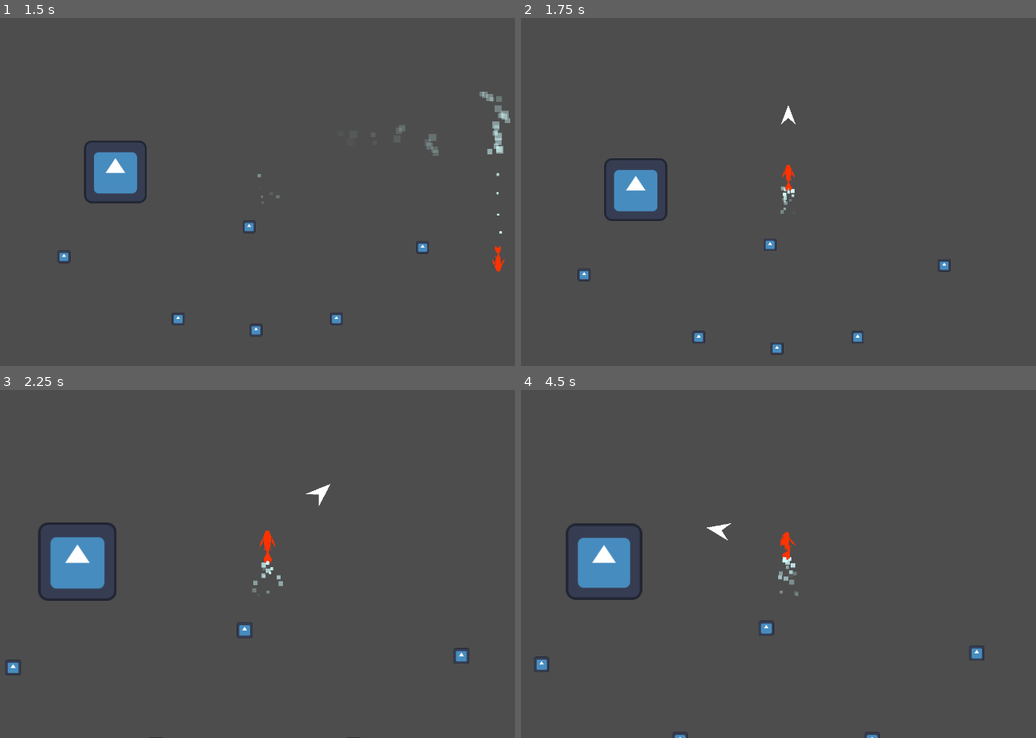
Above: before the commit, frames 1-4 (two rows, left to right).
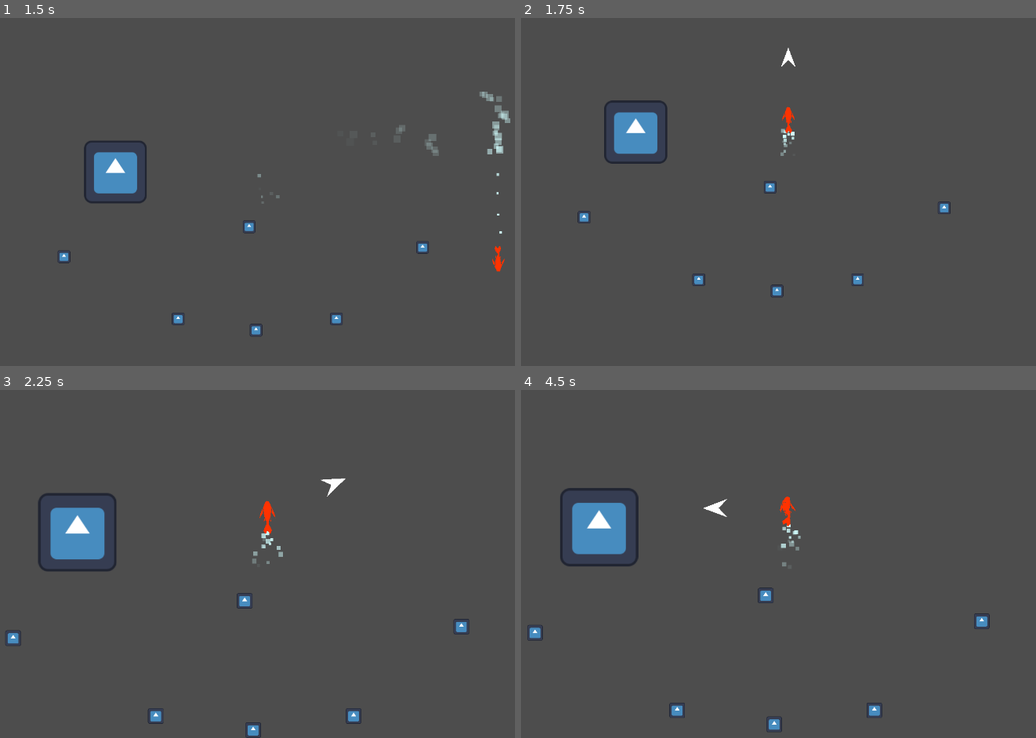
Above: after the commit, the same moments.

Repository: ojaskavathe/cascade
Game: Godot game, scene res://game/loader.tscn
Same seed, same stepped clock (60 frames per second), same inputs: the game is played once before the commit and once after it. This scene is started directly instead of the project's main scene. The engine's default icon, where the game draws it, is replaced by a stand-in: a white triangle on a blue panel in a dark square.
Inputs (mouse positions are in pixels of both pictures, inside the frame that each line leads up to):
- Up to frame 1 (1.5 s): move the mouse to (406, 171) at 0.52 s; hold D (right) from 0.53 s (still down); tap Space (jump) at 0.77 s; move the mouse to (144, 205) at 1.27 s
- Up to frame 2 (1.75 s): keep holding D (right); tap Space (jump) at 1.52 s
- Up to frame 3 (2.25 s): move the mouse to (329, 483) at 2.02 s; release D (right) at 2.03 s; hold A (left) from 2.03 s (still down)
- Up to frame 4 (4.5 s): move the mouse to (757, 633) at 2.77 s; release A (left) at 2.78 s; hold D (right) 2.78-4.28 s; tap Space (jump) at 3.02, 3.77 s; move the mouse to (974, 616) at 3.52 s; move the mouse to (598, 508) at 4.27 s; hold A (left) from 4.28 s (still down)

Frame 1 is identical in both runs. In frame 2, 3.7% of the frame differs, in the area x 10-84%, y 8-97%; in frame 3, 3.8%; in frame 4, 4.4%, in the area x 1-92%, y 28-100%.

Commit message:
Camera fixes

Diff:
--- a/game/loader.gd
+++ b/game/loader.gd
@@ -57,19 +57,22 @@
 		"res://level/debug_2.tscn"
 	])
 
+	camera = camera_preload.instantiate()
+	camera.set_position(Vector2(640, -400))
+	permanent.add_child.call_deferred(camera)
+
 	setup_player()
 
 func setup_player():
+	var spawn_pos = Vector2(640, -400)
 	player = player_preload.instantiate()
-	player.set_position(Vector2(640, -400))
+	player.set_position(spawn_pos)
 	ephemeral.add_child.call_deferred(player)
 	await player.ready
+
 	player.set_first_jump_in_level()
-
-	camera = camera_preload.instantiate()
-	camera.set_position(Vector2(640, -400))
-	ephemeral.add_child.call_deferred(camera)
-	await camera.ready
+	camera.tracking = spawn_pos
+	camera.tracking_flag = true
 	camera._on_player_entered_bash_state()
 
 
